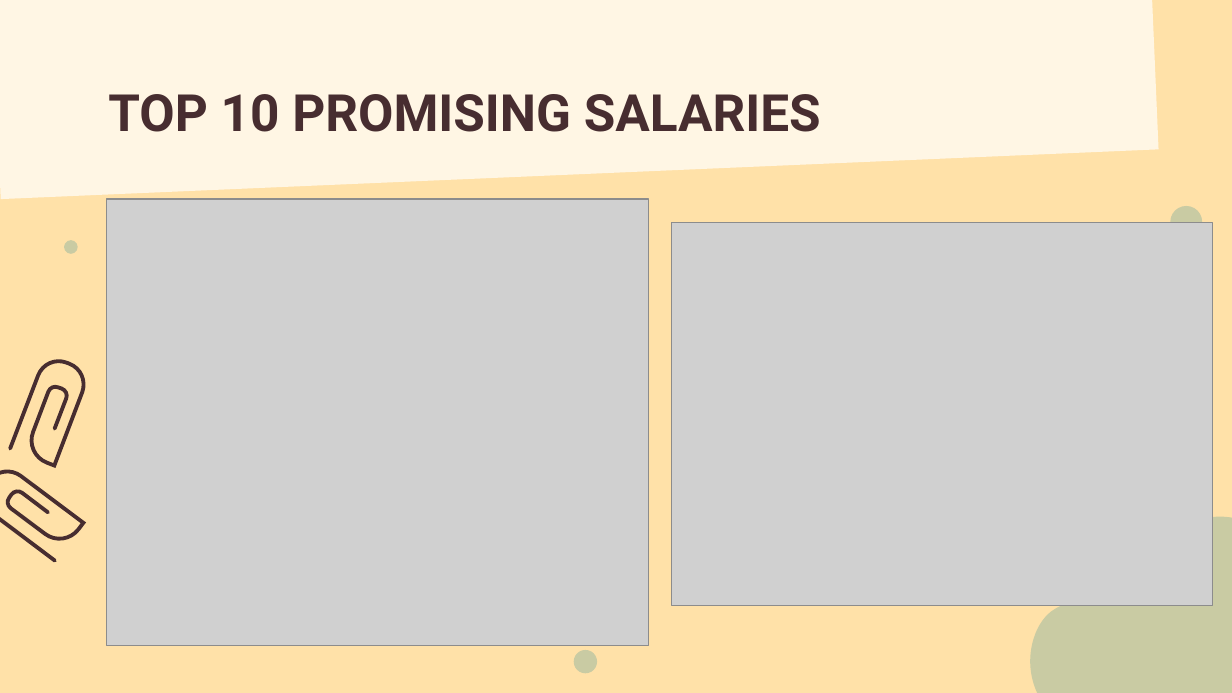
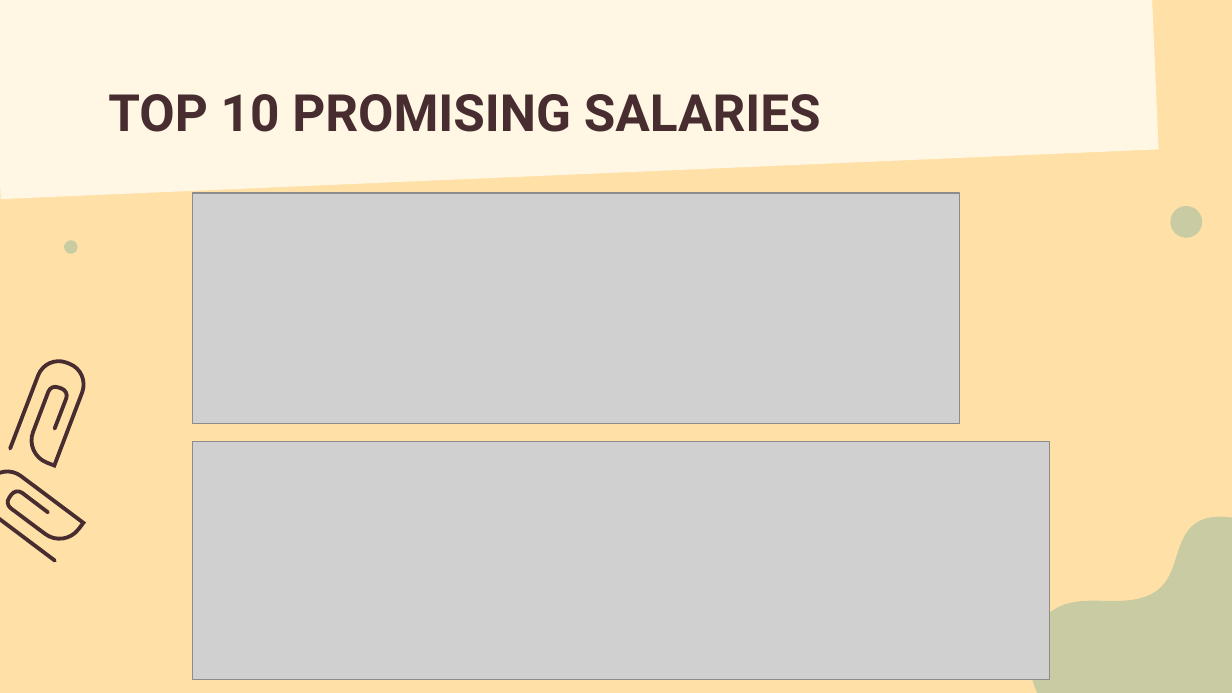
Before and after one commit to LiyanaRoslie/ds-keywords, a slide deck: slide 23 of Capstone_presentation_v1.0.pptx. Drawn at 1232x693 pixels with LibreOffice and Linux fonts; fonts in the diff are those of the drawing; grey boxes stand for pictures. Boxes give left, top, right and bottom in pixels: in the first picture for what was removed or moved away, otherwise in the second. Text is boxed around its words. In the diff, an @@ line names an element or a change of style, - is before the commit and + after.

Commit message:
update slides with boxplot

```diff
--- a/Capstone_presentation_v1.0.pptx
+++ b/Capstone_presentation_v1.0.pptx
@@ picture removed at (106, 200, 648, 646) @@
@@ picture added at (192, 193, 960, 424) @@
@@ picture removed at (671, 222, 1212, 605) @@
@@ picture added at (192, 442, 1050, 680) @@
@@ ellipse removed at (574, 650, 598, 674) @@
```
